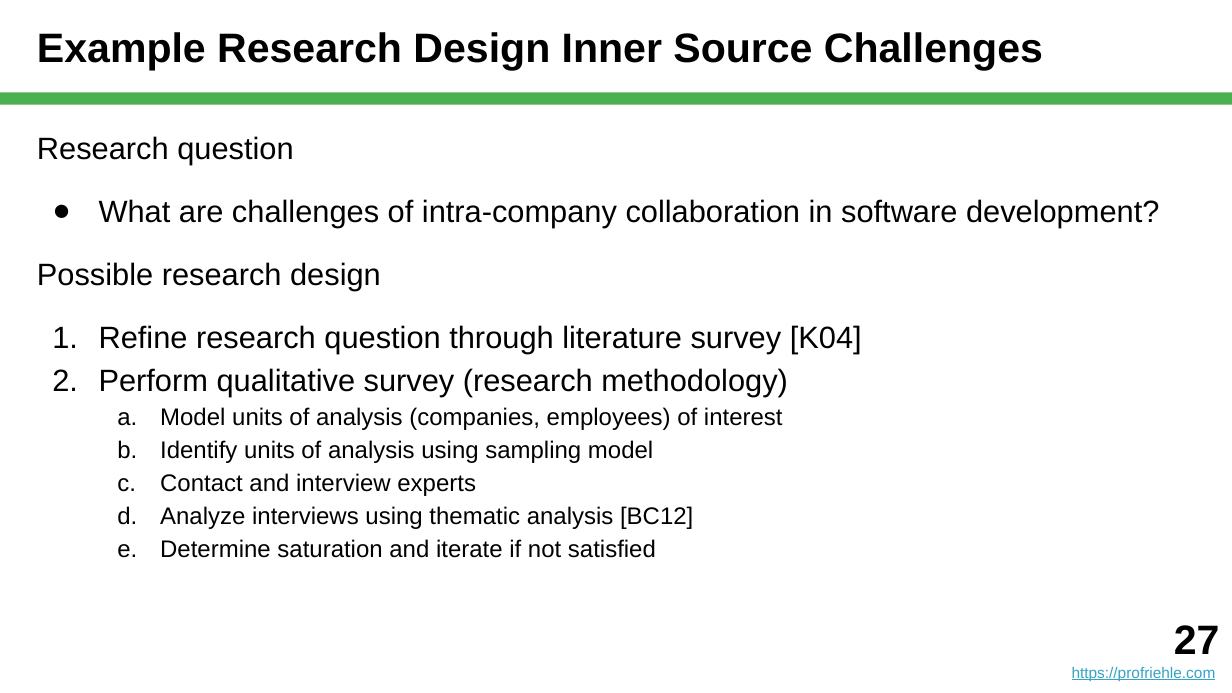
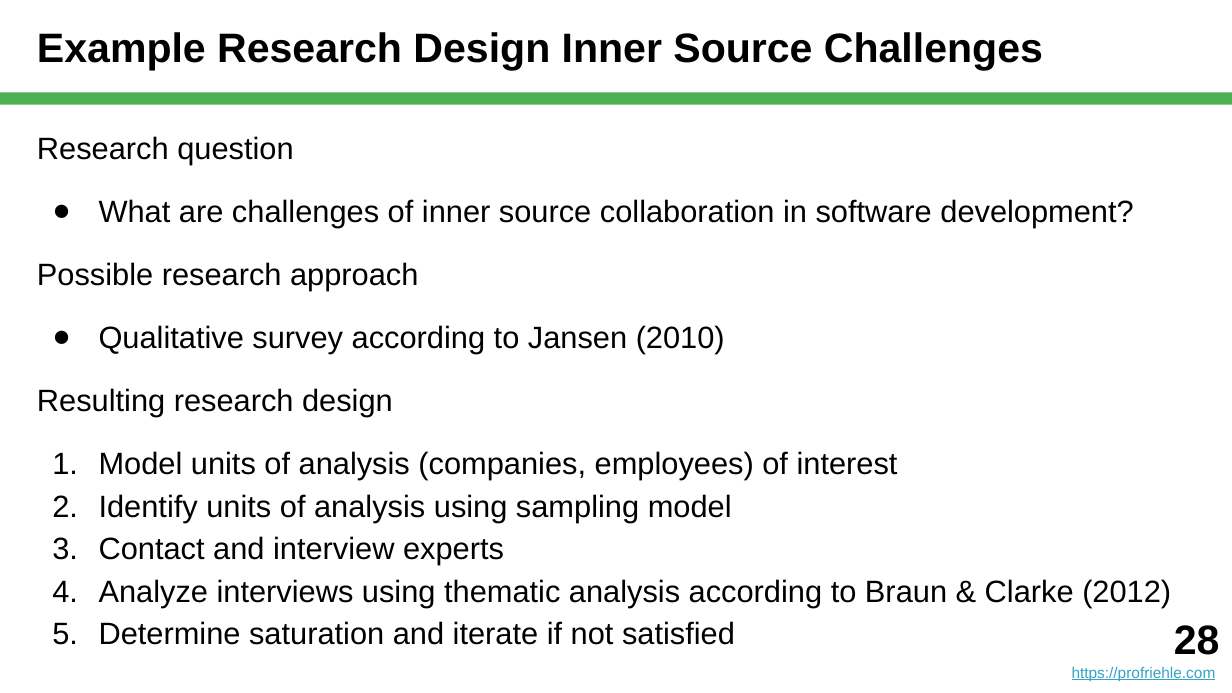
Before and after one commit to dirkriehle/nyt-course, a slide deck: slide 28 of Lecture slides/NYT C02 - Scientific Research.pptx (slide 27 before the commit). Drawn at 1232x693 pixels with LibreOffice and Linux fonts; fonts in the diff are those of the drawing. Boxes give left, top, right and bottom in pixels: in the first picture for what was removed or moved away, otherwise in the second. Text is boxed around its words. In the diff, an @@ line names an element or a change of style, - is before the commit and + after.

```diff
--- a/Lecture slides/NYT C02 - Scientific Research.pptx
+++ b/Lecture slides/NYT C02 - Scientific Research.pptx
@@ text at <box>37,199,1133,417</box>: text changed @@
-● What are challenges of intra-company collaboration in software development?
-Possible research design
-1. Refine research question through literature survey [K04]
-2. Perform qualitative survey (research methodology)
+● What are challenges of inner source collaboration in software development?
+Possible research approach
+● Qualitative survey according to Jansen (2010)
+Resulting research design
@@ text at <box>99,451,898,645</box>: size 14 to 18 pt in "Model units of analysis (companies, employees) of ...", "Identify units of analysis using sampling model", "Contact and interview experts", "Determine saturation and iterate if not satisfied"; bullet a. to 1.; list level 2 to 1 in "Model units of analysis (companies, ..."; list level 2 to 1 in "Identify units of analysis using ..."; list level 2 to 1 in "Contact and interview experts"; list level 2 to 1 in "Determine saturation and iterate if ..." @@
@@ text at <box>99,579,1171,607</box>: text changed; size 14 to 18 pt @@
-  d. Analyze interviews using thematic analysis [BC12]
+4. Analyze interviews using thematic analysis according to Braun & Clarke (2012)
@@ text at <box>1174,625,1220,655</box>: text changed @@
-27
+28
```
Also in this commit, not shown: 12 other slides changed, 1 slide added, 16 other files.
